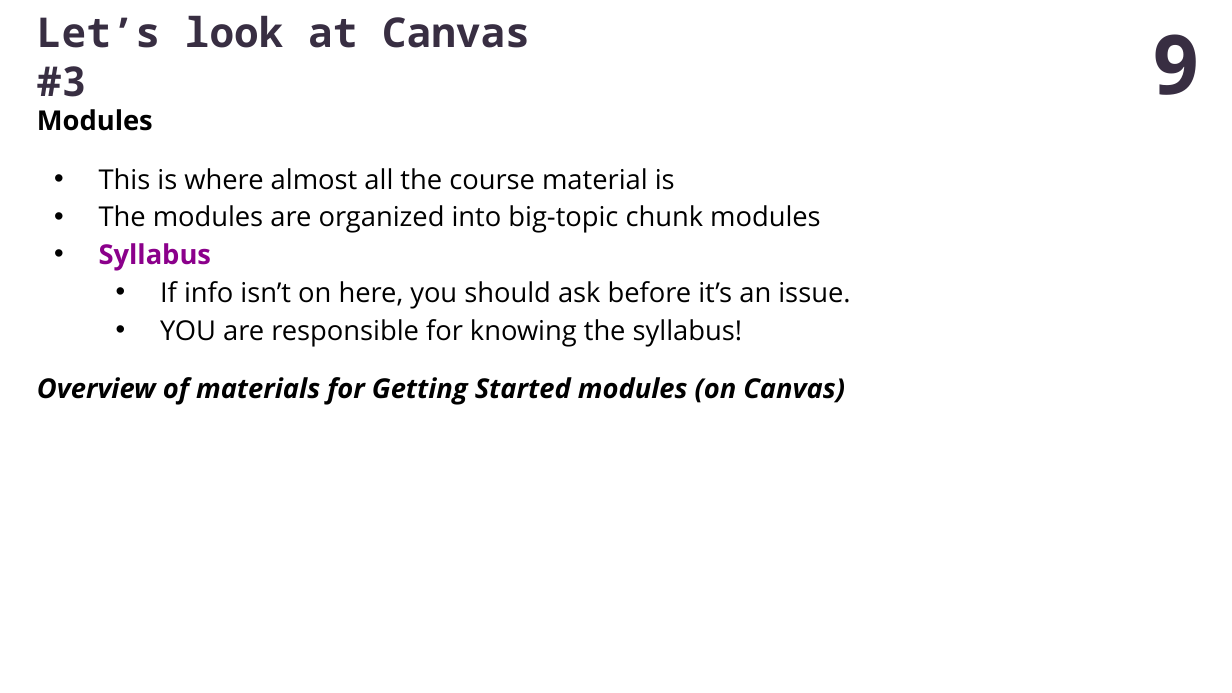
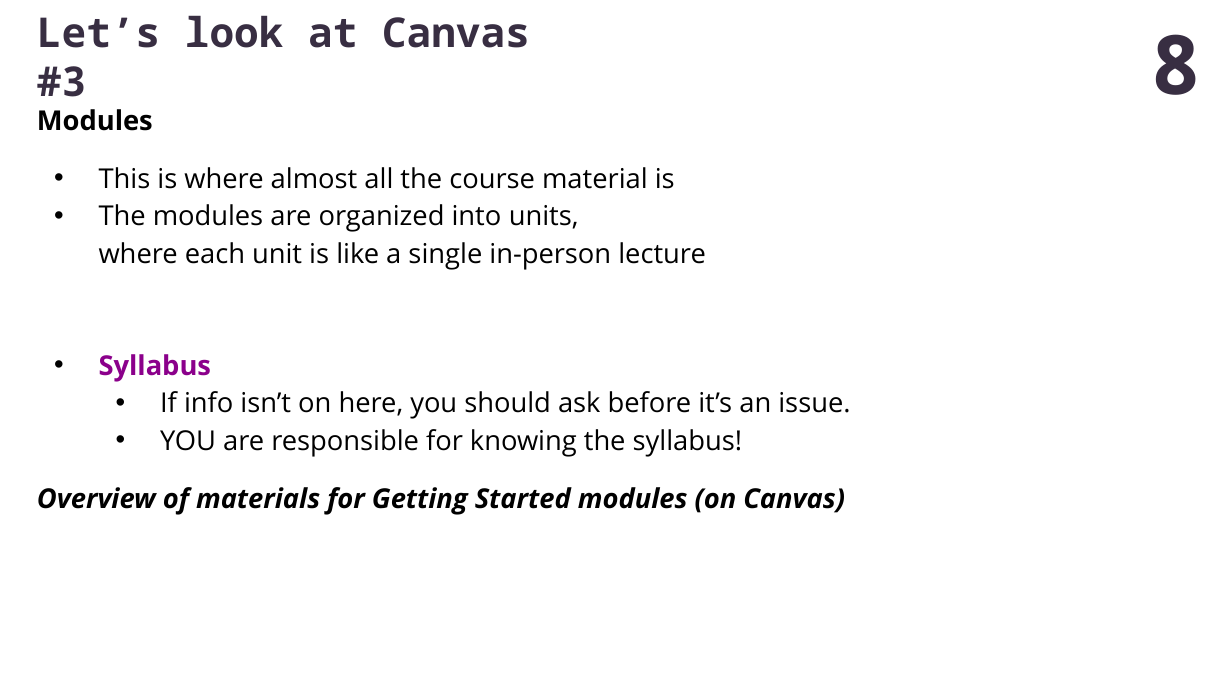
Before and after one commit to MikeTheGreat/IT-CS_115, a slide deck: slide 8 of assets/Lecture-Related/Unit-01/01-Introduction.pptx (slide 9 before the commit). Drawn at 1232x693 pixels with LibreOffice and Linux fonts; fonts in the diff are those of the drawing. Boxes give left, top, right and bottom in pixels: in the first picture for what was removed or moved away, otherwise in the second. Text is boxed around its words. In the diff, an @@ line names an element or a change of style, - is before the commit and + after.

Commit message:
Tidied up pages ; unit 1 done except for videos (still :(  )

```diff
--- a/assets/Lecture-Related/Unit-01/01-Introduction.pptx
+++ b/assets/Lecture-Related/Unit-01/01-Introduction.pptx
@@ page number at [1152, 34, 1201, 95]: text changed @@
-9
+8
@@ text at [99, 204, 706, 270]: text changed @@
-• The modules are organized into big-topic chunk modules
+• The modules are organized into units,
+  where each unit is like a single in-person lecture
```
Also in this commit, not shown: 3 other slides changed, 19 slides removed, 18 other files.
